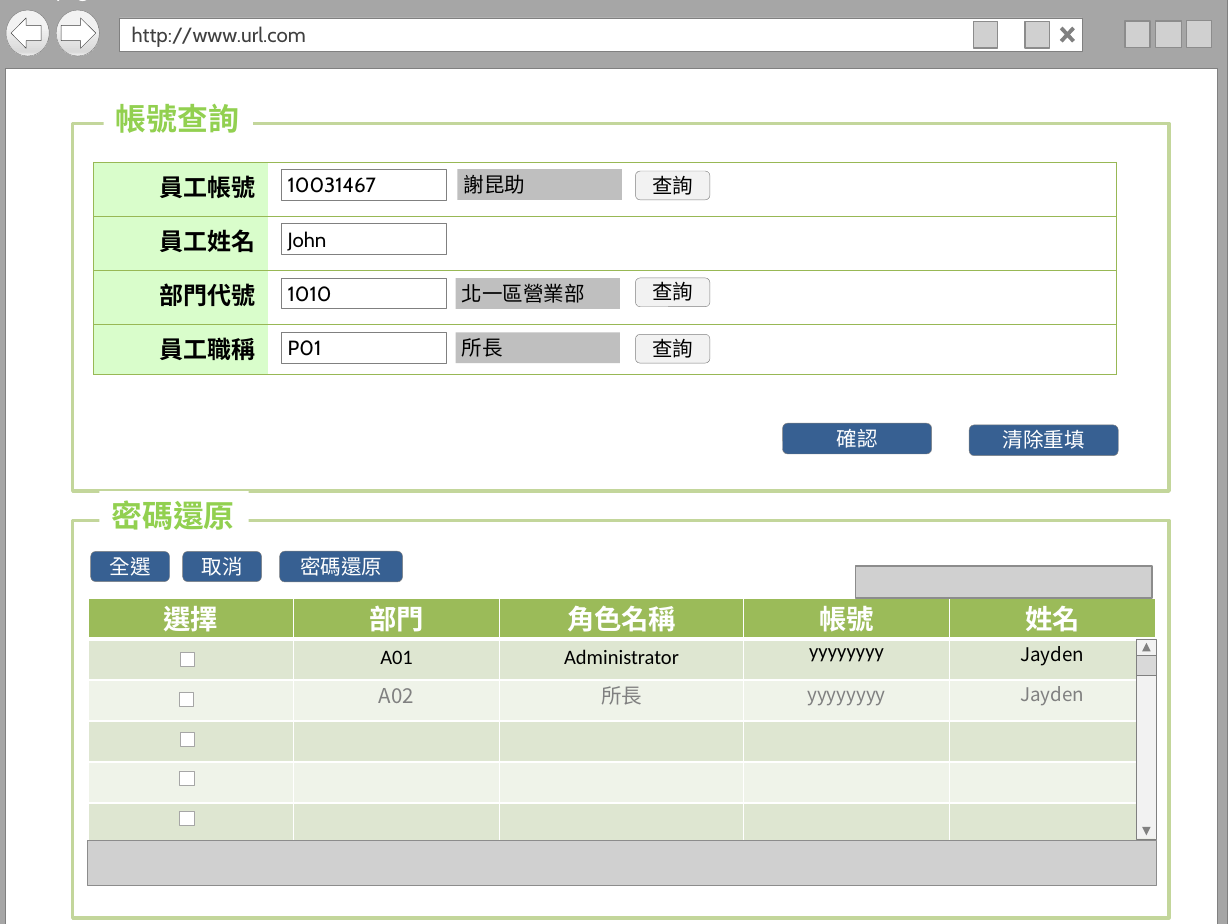
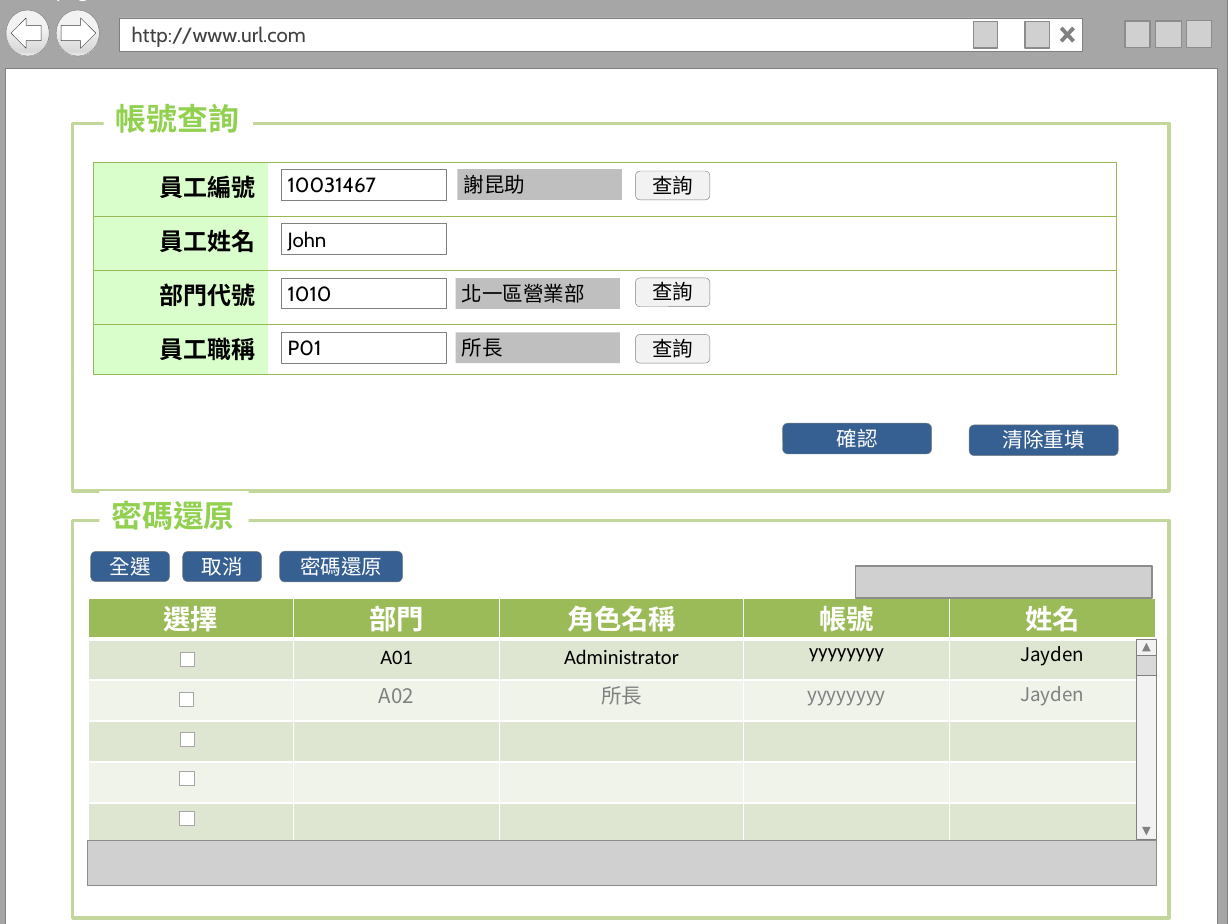
Before and after one commit to OldtreeChen/Suda3g, a slide deck: slide 5 of UI/UI 操作_0927.pptx. Drawn at 1232x924 pixels with LibreOffice and Linux fonts; fonts in the diff are those of the drawing; grey boxes stand for pictures; background and template pictures are left out. Boxes give left, top, right and bottom in pixels: in the first picture for what was removed or moved away, otherwise in the second. Text is boxed around its words. In the diff, an @@ line names an element or a change of style, - is before the commit and + after.

```diff
--- a/UI/UI 操作_0927.pptx
+++ b/UI/UI 操作_0927.pptx
@@ table at (x1=94, y1=163, x2=1116, y2=375) @@
-row 1, column 1: 員工帳號
+row 1, column 1: 員工編號
```
Also in this commit, not shown: 3 other slides changed, 2 other files.
